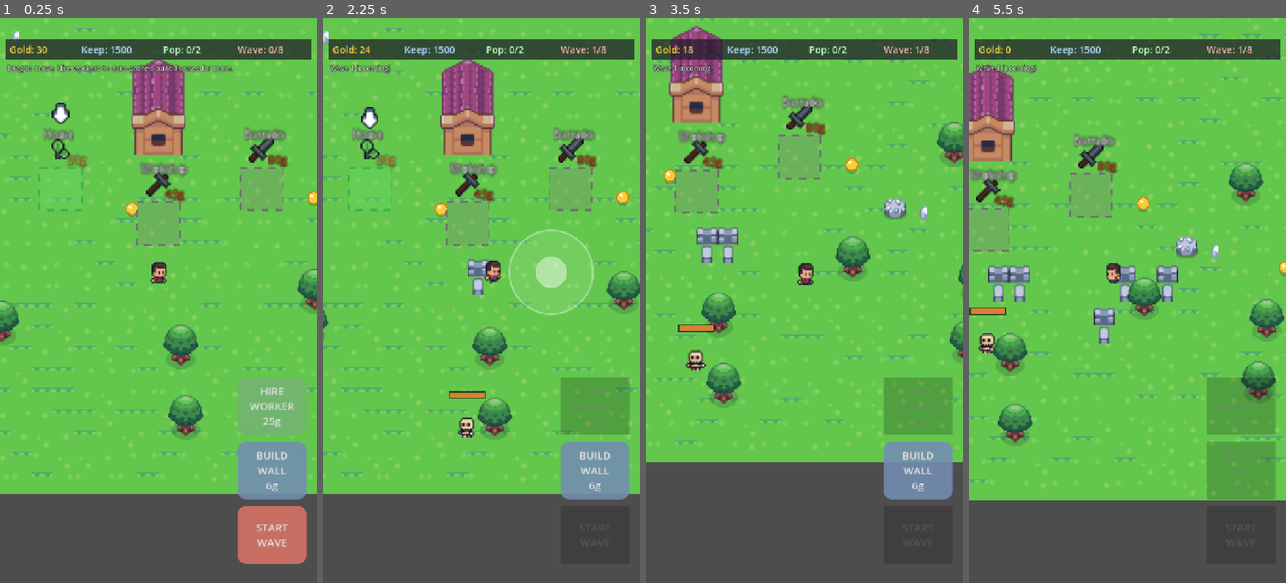
Above: before the commit, frames 1-4 (left to right).
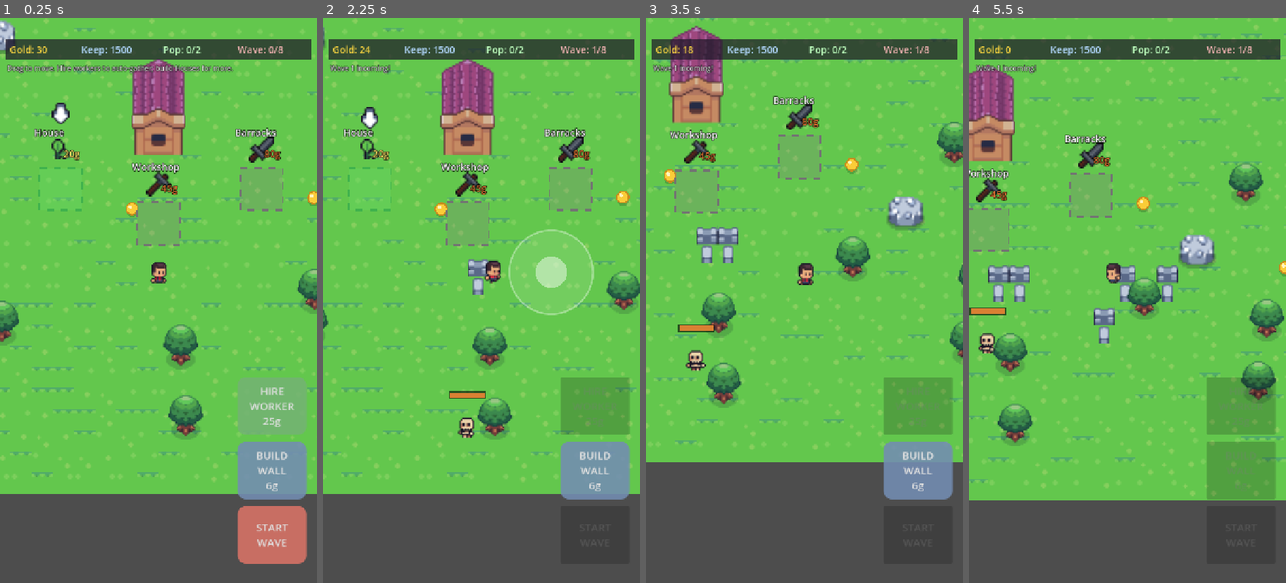
Above: after the commit, the same moments.

Repository: tembugi/town-defender
Game: Godot game, scene res://Main.tscn
Two runs of this game, one before a commit and one after it. Both use one fixed random seed, a clock stepped at 60 frames per second and the inputs below.
Inputs (mouse positions are in pixels of both pictures, inside the frame that each line leads up to):
- Up to frame 1 (0.25 s): no input
- Up to frame 2 (2.25 s): click "START WAVE" at 0.5 s; click "BUILD WALL 6g" at 1.25 s; tap Enter at 2 s; move the mouse to (551, 272) at 2.02 s; hold D from 2.03 s (still down); tap F at 2.1 s; click (551, 272) at 2.17 s
- Up to frame 3 (3.5 s): tap Space at 2.27 s; release D at 2.75 s; drag from (741, 328) to (788, 413) at 2.77 s
- Up to frame 4 (5.5 s): move the mouse to (1159, 176) at 3.52 s; hold D 3.53-4.25 s; tap F at 3.6, 5.1 s; drag from (1111, 413) to (1032, 215) at 4.27 s; move the mouse to (1222, 385) at 5.02 s; hold A from 5.03 s (still down); tap Space at 5.27 s

The runs differ from the first frame. In frame 1, 1.5% of the frame differs, in the area x 0-91%, y 0-33%; in frame 2, 1.3%; in frame 3, 1.5%, in the area x 7-89%, y 13-38%; in frame 4, 1.5%.

Commit message:
Fix rock sprite clipping + blurry build-pad labels
- Rock: use clean single-boulder rect (855,349,18,16) scaled 1.6x instead
  of the multi-boulder rect that clipped into neighbours.
- Build pad labels: scale down by 1/zoom (font size 22 * 0.33) so they
  render at screen resolution instead of being upscaled from tiny pixels.

Co-Authored-By: Claude Sonnet 4.6 <noreply@anthropic.com>

Diff:
--- a/scripts/BuildPad.gd
+++ b/scripts/BuildPad.gd
@@ -42,22 +42,29 @@
 	icon.position = Vector2(0, -30)
 	add_child(icon)
 
+	# Labels scale down by 1/zoom so they render at screen resolution, not
+	# upscaled from tiny world-space pixels. Font sizes are chosen for 3x zoom.
+	var zoom := 3.0
+	var inv := 1.0 / zoom
+
 	cost_label = Label.new()
 	cost_label.text = "%dg" % cost
-	cost_label.add_theme_font_size_override("font_size", 8)
+	cost_label.add_theme_font_size_override("font_size", 22)
 	cost_label.add_theme_color_override("font_color", Color(1, 0.9, 0.4))
 	cost_label.add_theme_color_override("font_outline_color", Color(0, 0, 0))
-	cost_label.add_theme_constant_override("outline_size", 3)
-	cost_label.position = Vector2(5, -28)
+	cost_label.add_theme_constant_override("outline_size", 6)
+	cost_label.scale = Vector2(inv, inv)
+	cost_label.position = Vector2(2, -32)
 	add_child(cost_label)
 
 	name_label = Label.new()
 	name_label.text = label
-	name_label.add_theme_font_size_override("font_size", 7)
+	name_label.add_theme_font_size_override("font_size", 22)
 	name_label.add_theme_color_override("font_color", Color(1, 1, 1))
 	name_label.add_theme_color_override("font_outline_color", Color(0, 0, 0))
-	name_label.add_theme_constant_override("outline_size", 3)
-	name_label.position = Vector2(-13, -46)
+	name_label.add_theme_constant_override("outline_size", 6)
+	name_label.scale = Vector2(inv, inv)
+	name_label.position = Vector2(-20, -48)
 	add_child(name_label)
 
 	arrow = Sprite2D.new()
--- a/scripts/HarvestNode.gd
+++ b/scripts/HarvestNode.gd
@@ -49,9 +49,10 @@
 		var s := Sprite2D.new()
 		var at := AtlasTexture.new()
 		at.atlas = load(ATLAS)
-		at.region = Rect2(856, 344, 32, 31)
+		at.region = Rect2(855, 349, 18, 16)
 		s.texture = at
-		s.offset = Vector2(0, -at.region.size.y / 2.0 + 2)
+		s.scale = Vector2(1.6, 1.6)   # upscale so it reads at game zoom
+		s.offset = Vector2(0, -at.region.size.y / 2.0)
 		spr = s
 	add_child(spr)
 
